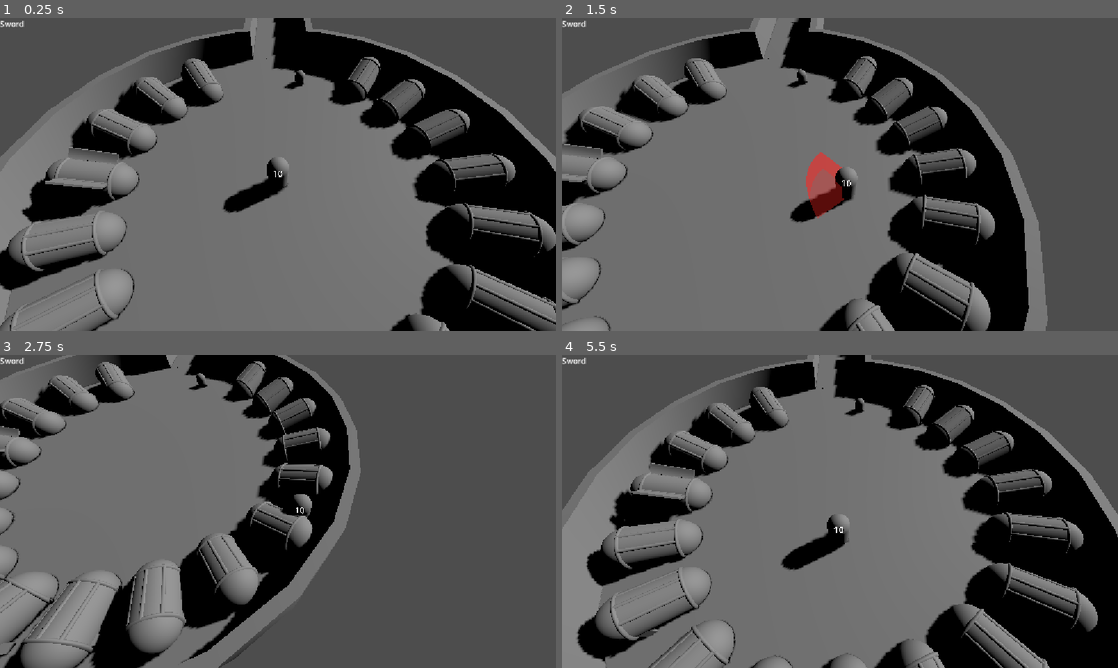
Above: before the commit, frames 1-4 (two rows, left to right).
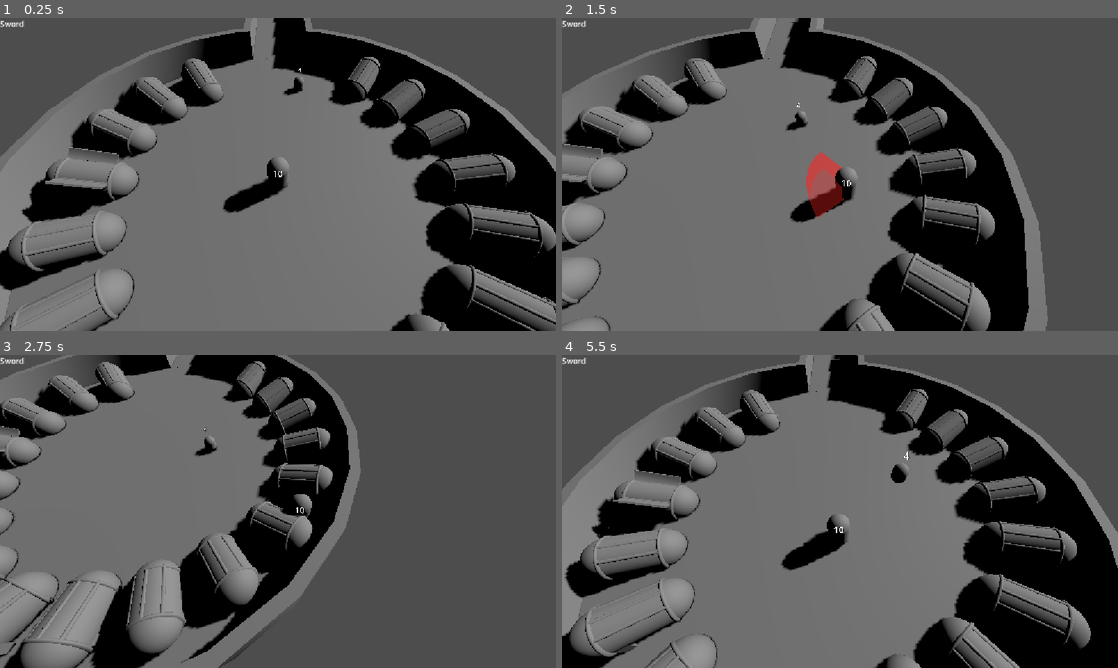
Above: after the commit, the same moments.

Repository: MrMonkeynut/projectmako
Game: Godot game, scene res://level_1.tscn
The game is run twice, just before and just after one commit, with the same random seed, the same clock (stepped at 60 frames per second) and the same inputs. The engine's default icon, where the game draws it, is replaced by a stand-in: a white triangle on a blue panel in a dark square.
Inputs (mouse positions are in pixels of both pictures, inside the frame that each line leads up to):
- Up to frame 1 (0.25 s): no input
- Up to frame 2 (1.5 s): tap Enter (ui_accept) at 0.5, 0.77 s; move the mouse to (962, 158) at 0.52 s; hold D (move_right) 0.53-1.28 s; click (962, 158) at 0.6 s; move the mouse to (728, 190) at 1.27 s; hold S (move_down) from 1.28 s (still down); click (728, 190) at 1.35 s
- Up to frame 3 (2.75 s): tap Enter (ui_accept) at 1.52 s; move the mouse to (333, 442) at 2.02 s; release S (move_down) at 2.03 s; hold D (move_right) from 2.03 s (still down); click (333, 442) at 2.1 s
- Up to frame 4 (5.5 s): move the mouse to (812, 574) at 2.77 s; release D (move_right) at 2.78 s; hold W (move_up) 2.78-3.53 s; click (812, 574) at 2.85 s; tap Enter (ui_accept) at 3.02, 3.77, 4.52 s; move the mouse to (1006, 558) at 3.52 s; hold A (move_left) 3.53-5.03 s; click (1006, 558) at 3.6 s; move the mouse to (673, 464) at 4.27 s; click (673, 464) at 4.35 s; move the mouse to (867, 511) at 5.02 s; hold S (move_down) from 5.03 s (still down); click (867, 511) at 5.1 s

The runs differ from the first frame. In frame 1, 0.1% of the frame differs, in the area x 50-55%, y 16-25%; in frame 2, 0.2%; in frame 3, 0.2%; in frame 4, 25%, in the area x 0-100%, y 0-100%.
Error before the commit: Parse Error: Could not resolve class "Enemy". (res://scripts/enemies/aa_1_1.gd:1)
Error after the commit: Attempt to call function 'open' in base 'null instance' on a null instance. (res://scripts/attack_sequence/attack_and_jump_step.gd:24)

Commit message:
Add reusable AttackSequenceStep system for enemy attacks
Enemy.run_sequence() now drives a linear array of RefCounted
AttackSequenceStep objects (FollowStep, StopMovingStep, JumpAttackStep),
each built via constructor args instead of exported .tres Resources.
Adds the Entity/Enemy support code the steps depend on (is_alive,
face_target, launch, gravity + move_and_slide in _physics_process,
a damage-override hook so a step's own DamageInstance can bypass
equipped_weapon), and wires aa_1_1 to build a concrete
Follow -> Stop -> JumpAttack -> Stop sequence in _ready().

Co-Authored-By: Claude Sonnet 5 <noreply@anthropic.com>

Diff:
--- a/scripts/attack_sequence/attack_and_jump_step.gd
+++ b/scripts/attack_sequence/attack_and_jump_step.gd
@@ -1,19 +1,39 @@
 class_name JumpAttackStep
 extends AttackSequenceStep
 
-@export var angle_deg: float = 45.0
-@export var magnitude: float = 12.0
-@export var aim_at_player_on_launch: bool = true
-@export var damage_instance: DamageInstance
+var angle_deg: float
+var magnitude: float
+var aim_at_player_on_launch: bool
+var damage_instance: DamageInstance
+var max_airtime: float
+
+func _init(p_angle_deg: float, p_magnitude: float, p_damage_instance: DamageInstance, p_aim_at_player_on_launch: bool = true, p_max_airtime: float = 3.0) -> void:
+	angle_deg = p_angle_deg
+	magnitude = p_magnitude
+	damage_instance = p_damage_instance
+	aim_at_player_on_launch = p_aim_at_player_on_launch
+	max_airtime = p_max_airtime
+
 
 func execute(enemy: Enemy) -> void:
-	var direction: Vector3 = enemy.get_direction_to_target() if aim_at_player_on_launch else enemy.facing_direction
-	var velocity := _compute_launch_velocity(direction, angle_deg, magnitude)
-	enemy.launch(velocity)
-	enemy.hitbox_controller.open(damage_instance)
+	var direction: Vector3 = enemy.get_direction_to_target() if aim_at_player_on_launch else enemy.facing_direction()
+	var launch_velocity := _compute_launch_velocity(direction, angle_deg, magnitude)
+	enemy.launch(launch_velocity)
 
-	await enemy.wait_until_grounded()
-	enemy.hitbox_controller.close()
+	enemy.set_damage_override(damage_instance)
+	enemy.hitbox.open()
+
+	await enemy.get_tree().physics_frame  # let the launch take effect before checking grounded state
+
+	var t := 0.0
+	while enemy.is_alive() and not enemy.is_grounded() and t < max_airtime:
+		t += enemy.get_physics_process_delta_time()
+		await enemy.get_tree().physics_frame
+
+	if enemy.is_alive():
+		enemy.hitbox.close()
+	enemy.clear_damage_override()
+
 
 func _compute_launch_velocity(dir: Vector3, angle: float, mag: float) -> Vector3:
 	var rad := deg_to_rad(angle)
--- /dev/null
+++ b/scripts/attack_sequence/follow_step.gd
@@ -0,0 +1,15 @@
+class_name FollowStep
+extends AttackSequenceStep
+
+var engage_range: float
+var move_speed: float
+
+func _init(p_engage_range: float, p_move_speed: float) -> void:
+	engage_range = p_engage_range
+	move_speed = p_move_speed
+
+
+func execute(enemy: Enemy) -> void:
+	while enemy.is_alive() and enemy.distance_to_target() > engage_range:
+		enemy.move_toward_target(move_speed)
+		await enemy.get_tree().physics_frame
--- a/scripts/attack_sequence/stop_moving_step.gd
+++ b/scripts/attack_sequence/stop_moving_step.gd
@@ -1,15 +1,20 @@
 class_name StopMovingStep
 extends AttackSequenceStep
 
-@export var duration: float = 0.4
-@export var aim_at_player: bool = true
+var duration: float
+var aim_at_player: bool
+
+func _init(p_duration: float = 0.4, p_aim_at_player: bool = true) -> void:
+	duration = p_duration
+	aim_at_player = p_aim_at_player
+
 
 func execute(enemy: Enemy) -> void:
-	enemy.set_movement_locked(true)
+	enemy.velocity.x = 0
+	enemy.velocity.z = 0
 	var t := 0.0
-	while t < duration:
+	while enemy.is_alive() and t < duration:
 		if aim_at_player:
 			enemy.face_target()
 		t += enemy.get_physics_process_delta_time()
 		await enemy.get_tree().physics_frame
-	enemy.set_movement_locked(false)
--- a/scripts/enemies/aa_1_1.gd
+++ b/scripts/enemies/aa_1_1.gd
@@ -3,8 +3,21 @@
 
 @export var speed: float = 3
 @export var detection_range: float = 20.0
+@export var engage_range: float = 2.5
+@export var jump_angle_deg: float = 45.0
+@export var jump_magnitude: float = 12.0
+@export var jump_damage: float = 1.0
 
 @onready var vision_ray: RayCast3D = $VisionRay
+
+func _ready() -> void:
+	super._ready()
+	attack_steps = [
+		FollowStep.new(engage_range, speed),
+		StopMovingStep.new(0.4, true),
+		JumpAttackStep.new(jump_angle_deg, jump_magnitude, DamageInstance.new(jump_damage, DamageType.Type.BLUNT)),
+		StopMovingStep.new(0.4, true),
+	]
 
 func _process_unaware(_delta: float) -> void:
 	if not player:
--- a/scripts/enemy.gd
+++ b/scripts/enemy.gd
@@ -5,7 +5,8 @@
 
 var current_state: State = State.UNAWARE
 var player: Node3D
-@export var attack_steps: Array[AttackSequenceStep]
+var attack_steps: Array[AttackSequenceStep]
+var is_attacking: bool = false
 
 
 func _ready() -> void:
@@ -14,14 +15,24 @@
 
 
 func run_sequence(steps: Array[AttackSequenceStep]) -> void:
+	if is_attacking:
+		return
+	is_attacking = true
+
 	for step in steps:
+		if not is_alive():
+			break
 		await step.execute(self)
+
+	is_attacking = false
+
 
 func _find_player() -> void:
 	player = get_tree().get_first_node_in_group("player")
 
 
 func _physics_process(delta: float) -> void:
+	_apply_gravity(delta)
 	match current_state:
 		State.UNAWARE:
 			_process_unaware(delta)
@@ -33,6 +44,12 @@
 			_process_search(delta)
 		State.DEAD:
 			_process_dead(delta)
+	move_and_slide()
+
+
+func _apply_gravity(delta: float) -> void:
+	if not is_on_floor():
+		velocity += get_gravity() * delta
 
 
 func change_state(new_state: State) -> void:
@@ -42,6 +59,46 @@
 func die() -> void:
 	change_state(State.DEAD)
 	super.die()
+
+
+func distance_to_target() -> float:
+	if not player:
+		return INF
+	return global_position.distance_to(player.global_position)
+
+
+func get_direction_to_target() -> Vector3:
+	if not player:
+		return facing_direction()
+	var to_player := player.global_position - global_position
+	to_player.y = 0
+	return to_player.normalized()
+
+
+func facing_direction() -> Vector3:
+	return -global_transform.basis.z
+
+
+func face_target() -> void:
+	if not player:
+		return
+	var target_pos := player.global_position
+	target_pos.y = global_position.y
+	look_at(target_pos, Vector3.UP)
+
+
+func move_toward_target(speed: float) -> void:
+	var dir := get_direction_to_target()
+	velocity.x = dir.x * speed
+	velocity.z = dir.z * speed
+
+
+func launch(velocity_vec: Vector3) -> void:
+	velocity = velocity_vec
+
+
+func is_grounded() -> bool:
+	return is_on_floor()
 
 
 func _process_unaware(_delta: float) -> void:
--- a/scripts/entity.gd
+++ b/scripts/entity.gd
@@ -21,6 +21,7 @@
 var hurtbox: HurtboxController
 var hitbox: HitboxController
 var _health_label: Label3D
+var _damage_override: DamageInstance = null
 
 
 func _ready() -> void:
@@ -47,6 +48,10 @@
 func _handle_labels() -> void:
 	if show_health_label:
 		_setup_health_label()
+
+
+func is_alive() -> bool:
+	return health > 0 and not is_queued_for_deletion()
 
 
 func take_damage(amount: float) -> void:
@@ -94,7 +99,23 @@
 	hitbox.set_debug_state(HitboxController.DebugState.IDLE)
 
 
+## Lets a caller (e.g. an AttackSequenceStep) supply damage that
+## overrides equipped_weapon for the next hit(s) this hitbox lands.
+func set_damage_override(instance: DamageInstance) -> void:
+	_damage_override = instance
+
+
+func clear_damage_override() -> void:
+	_damage_override = null
+
+
 func _on_attack_landed(target: Node) -> void:
+	if _damage_override:
+		if target.has_method("receive_damage"):
+			var instance := _damage_override
+			instance.source = self
+			target.receive_damage(instance)
+		return
 	if equipped_weapon:
 		deal_damage(target, equipped_weapon.damage_amount, equipped_weapon.damage_type)
 
